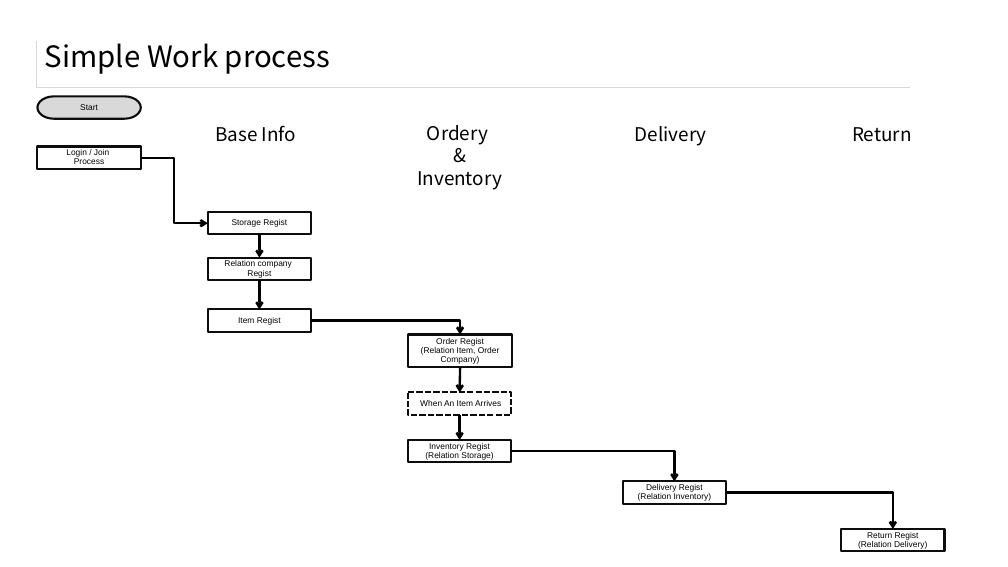
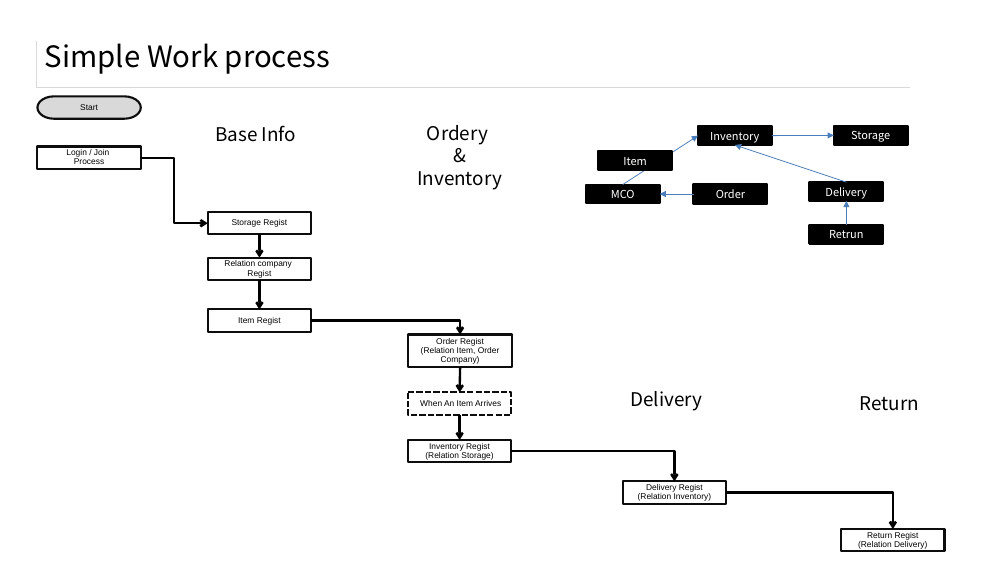
Before and after one commit to RutTiger86/Ciagoar, a slide deck: slide 5 of Document/04.V1.0_Ciagoar_UI_Design.pptx. Drawn at 1008x567 pixels with LibreOffice and Linux fonts; fonts in the diff are those of the drawing. Boxes give left, top, right and bottom in pixels: in the first picture for what was removed or moved away, otherwise in the second. Text is boxed around its words. In the diff, an @@ line names an element or a change of style, - is before the commit and + after.

```diff
--- a/Document/04.V1.0_Ciagoar_UI_Design.pptx
+++ b/Document/04.V1.0_Ciagoar_UI_Design.pptx
@@ arrow added from (623, 185) to (698, 135), #4B7EBC 0.75 pt @@
@@ rectangle added at (x1=698, y1=126, x2=772, y2=145), fill #000000, outline #000000 2 pt, 10.5 pt, text #FFFFFF @@
+Inventory
@@ arrow added from (847, 182) to (735, 145), #4B7EBC 0.75 pt @@
@@ arrow added from (772, 135) to (834, 135), #4B7EBC 0.75 pt @@
@@ rectangle added at (x1=834, y1=126, x2=908, y2=145), fill #000000, outline #000000 2 pt, 10.5 pt, text #FFFFFF @@
+Storage
@@ rectangle added at (x1=598, y1=151, x2=672, y2=170), fill #000000, outline #000000 2 pt, 10.5 pt, text #FFFFFF @@
+Item
@@ rectangle added at (x1=586, y1=185, x2=660, y2=203), fill #000000, outline #000000 2 pt, 10.5 pt, text #FFFFFF @@
+MCO
@@ arrow added from (693, 194) to (660, 194), #4B7EBC 0.75 pt @@
@@ rectangle added at (x1=693, y1=184, x2=768, y2=204), fill #000000, outline #000000 2 pt, 10.5 pt, text #FFFFFF @@
+Order
@@ rectangle added at (x1=810, y1=182, x2=884, y2=201), fill #000000, outline #000000 2 pt, 10.5 pt, text #FFFFFF @@
+Delivery
@@ arrow added from (847, 225) to (847, 201), #4B7EBC 0.75 pt @@
@@ rectangle added at (x1=810, y1=225, x2=884, y2=243), fill #000000, outline #000000 2 pt, 10.5 pt, text #FFFFFF @@
+Retrun
@@ text "Delivery" moved from (x1=635, y1=126, x2=707, y2=146) to (x1=631, y1=391, x2=703, y2=411) @@
@@ text "Return" moved from (x1=852, y1=127, x2=911, y2=142) to (x1=859, y1=396, x2=918, y2=411) @@
```
Also in this commit, not shown: 6 other slides changed, 14 slides added, 34 other files.
